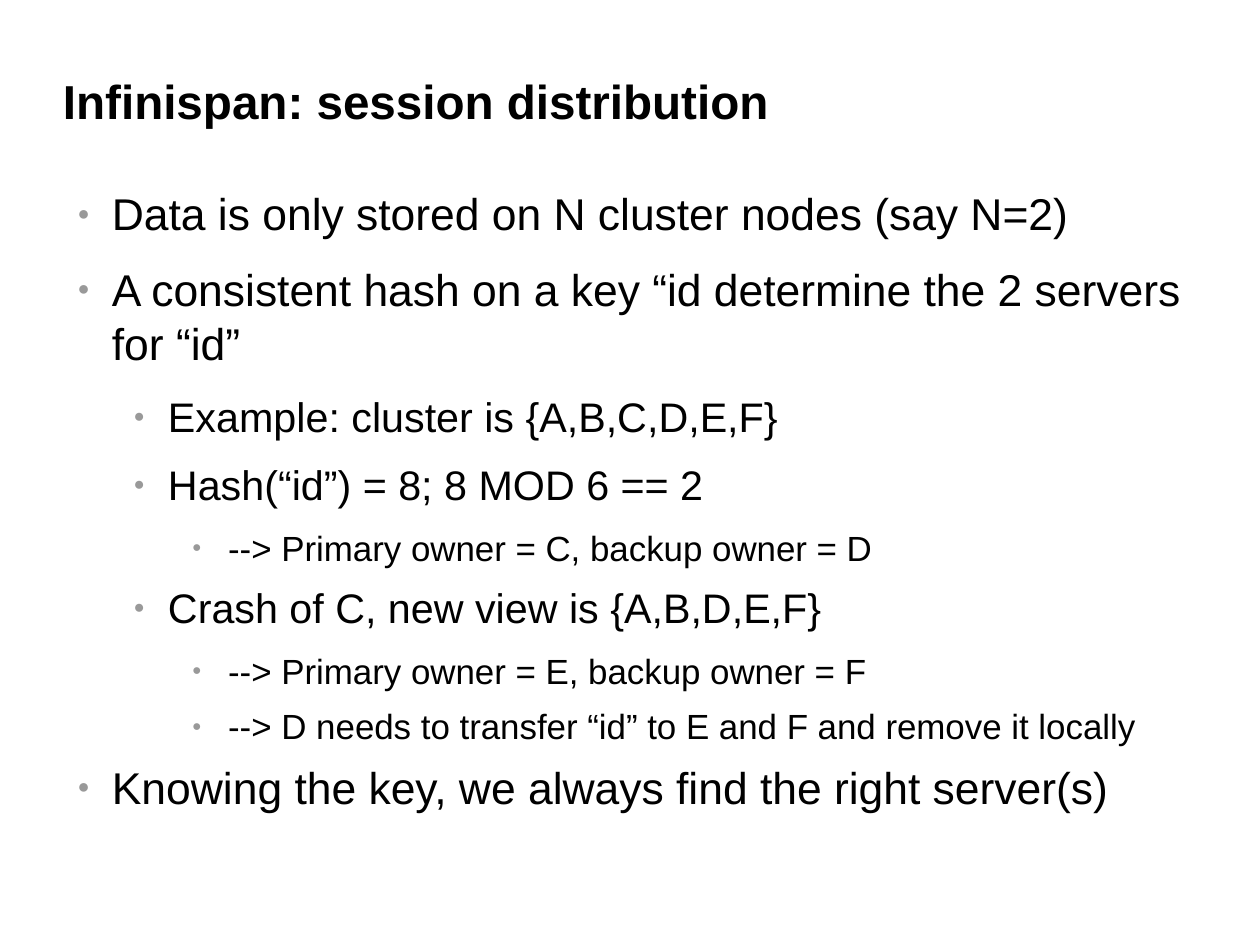
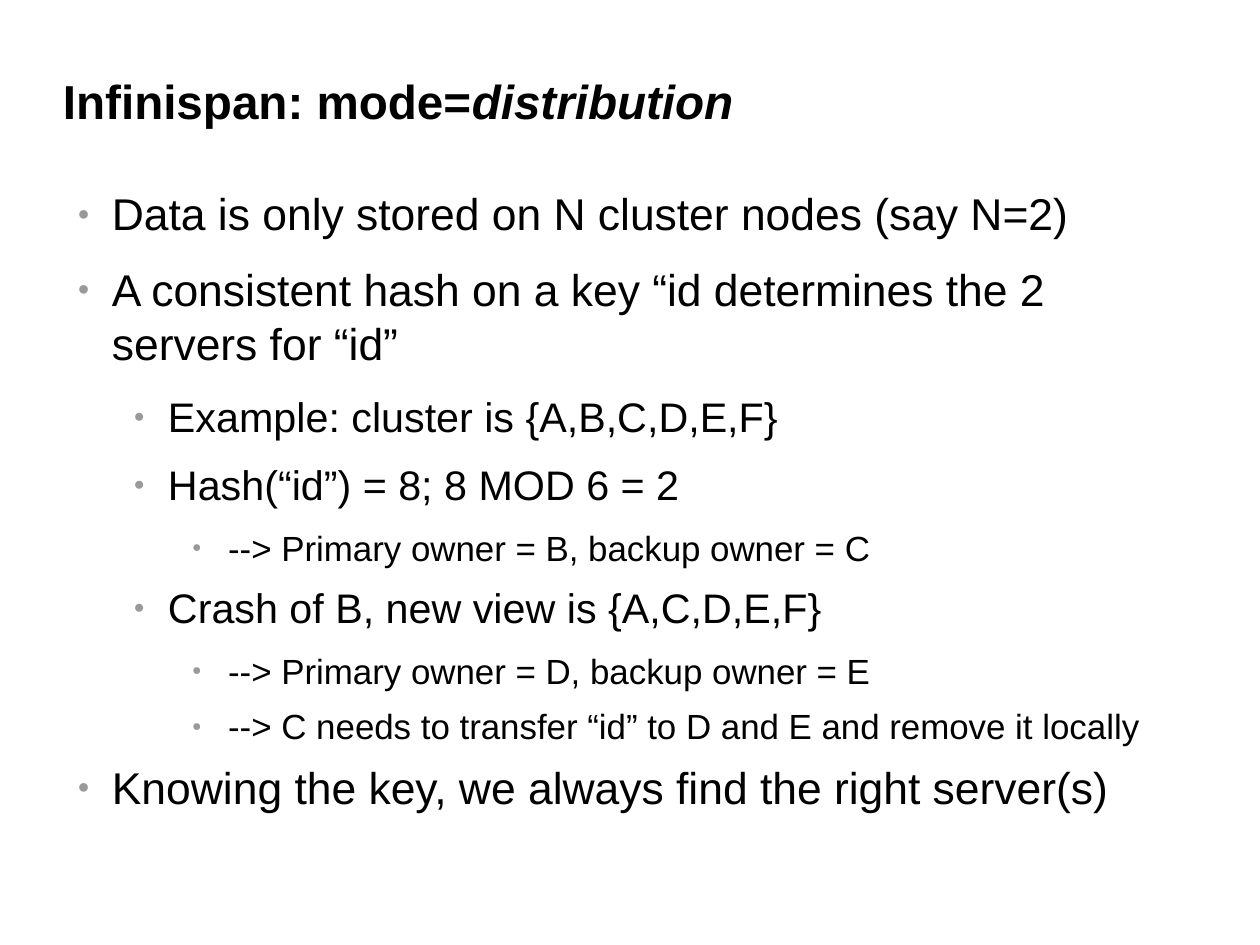
Before and after one commit to belaban/SessionPerf, a slide deck: slide 12 of docs/jbw2012.odp (slide 13 before the commit). Drawn at 1260x945 pixels with LibreOffice and Linux fonts; fonts in the diff are those of the drawing; background and template pictures are left out. Boxes give left, top, right and bottom in pixels: in the first picture for what was removed or moved away, otherwise in the second. Text is boxed around its words. In the diff, an @@ line names an element or a change of style, - is before the commit and + after.

Commit message:
ns

```diff
--- a/docs/jbw2012.odp
+++ b/docs/jbw2012.odp
@@ title at bbox=[63, 84, 734, 128]: text changed @@
-Infinispan: session distribution
+Infinispan: mode=distribution
@@ text at bbox=[112, 273, 1045, 361]: text changed @@
-● A consistent hash on a key “id determine the 2 servers for “id”
+● A consistent hash on a key “id determines the 2 servers for “id”
@@ text at bbox=[168, 470, 1139, 746]: text changed @@
-  ● Hash(“id”) = 8; 8 MOD 6 == 2
-    ● --> Primary owner = C, backup owner = D
-  ● Crash of C, new view is {A,B,D,E,F}
-    ● --> Primary owner = E, backup owner = F
-    ● --> D needs to transfer “id” to E and F and remove it locally
+  ● Hash(“id”) = 8; 8 MOD 6 = 2
+    ● --> Primary owner = B, backup owner = C
+  ● Crash of B, new view is {A,C,D,E,F}
+    ● --> Primary owner = D, backup owner = E
+    ● --> C needs to transfer “id” to D and E and remove it locally
```
Also in this commit, not shown: 6 other slides changed, 1 slide added.
